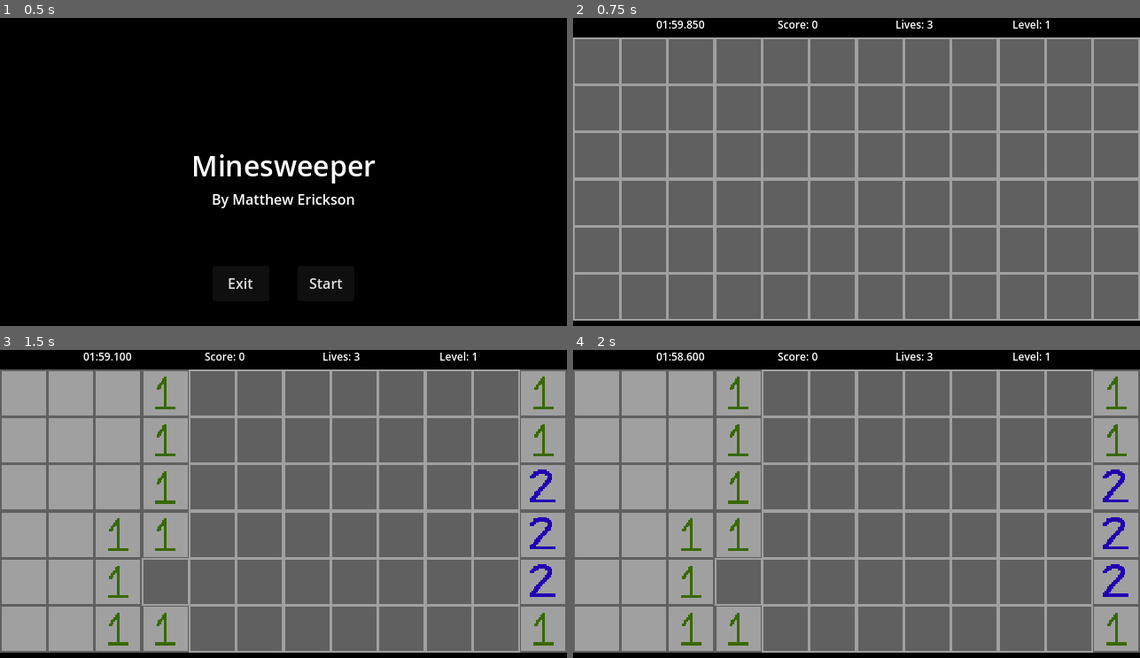
Above: before the commit, frames 1-4 (two rows, left to right).
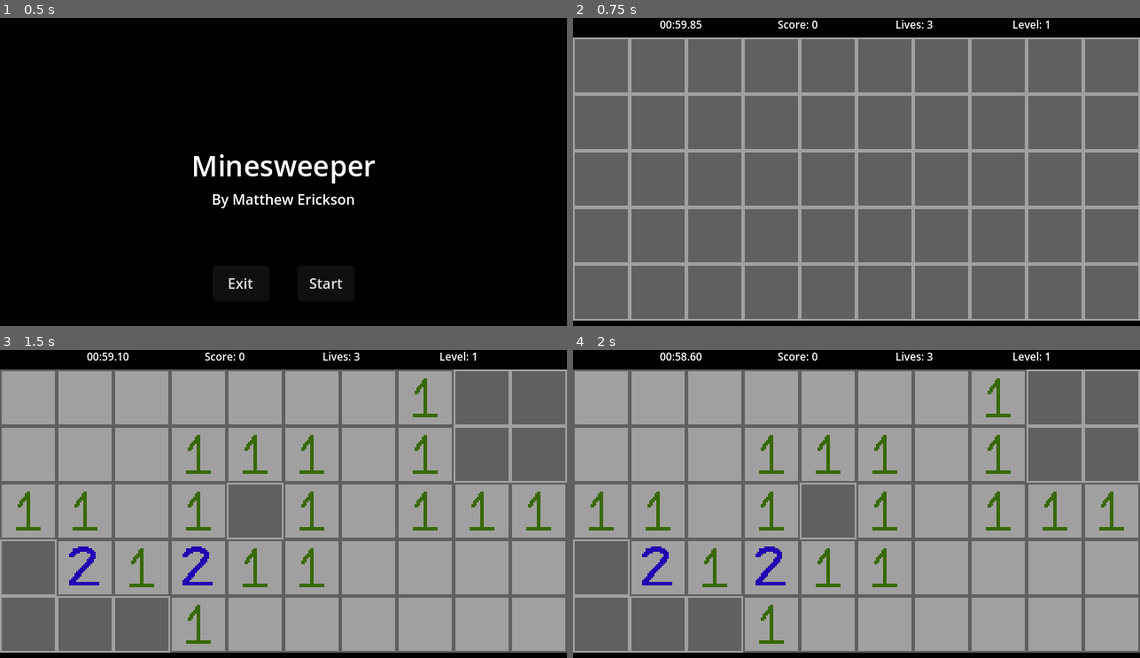
Above: after the commit, the same moments.

Repository: MataclysmGames/Minesweeper
Game: Godot game, scene res://scenes/title.tscn
Same seed, same stepped clock (60 frames per second), same inputs: the game is played once before the commit and once after it.
Inputs (mouse positions are in pixels of both pictures, inside the frame that each line leads up to; where the layout moved, square brackets give the same spot in the first picture):
- Up to frame 1 (0.5 s): no input
- Up to frame 2 (0.75 s): click "Start" at 0.5 s
- Up to frame 3 (1.5 s): click (28, 399) [22, 393] at 1.25 s
- Up to frame 4 (2 s): no input

Frame 1 is identical in both runs. In frame 2, 17% of the frame differs, in the area x 0-100%, y 0-98%; in frame 3, 57%; in frame 4, 57%, in the area x 0-100%, y 0-99%.

Commit message:
Add Modifiers

Diff:
--- a/project.godot
+++ b/project.godot
@@ -30,7 +30,7 @@
 
 window/size/viewport_width=640
 window/size/viewport_height=360
-window/size/mode=4
+window/size/mode=2
 window/stretch/mode="canvas_items"
 
 [input]
@@ -46,3 +46,4 @@
 textures/canvas_textures/default_texture_filter=0
 renderer/rendering_method="mobile"
 environment/defaults/default_clear_color=Color(0.164706, 0.164706, 0.164706, 1)
+anti_aliasing/quality/msaa_2d=3
--- a/scenes/game.tscn
+++ b/scenes/game.tscn
@@ -1,7 +1,10 @@
-[gd_scene load_steps=3 format=3 uid="uid://bm4ev752r52na"]
+[gd_scene load_steps=6 format=3 uid="uid://bm4ev752r52na"]
 
 [ext_resource type="Script" path="res://scripts/game.gd" id="1_3epsy"]
 [ext_resource type="PackedScene" uid="uid://oloj7yewcqua" path="res://scenes/sweeper_board.tscn" id="2_m0fe3"]
+[ext_resource type="Texture2D" uid="uid://baxyuccrm4ddv" path="res://assets/cell-1.png" id="3_2qcfn"]
+[ext_resource type="Texture2D" uid="uid://c72kgqayi16h0" path="res://assets/cell-2.png" id="4_4gimh"]
+[ext_resource type="Texture2D" uid="uid://bxjjnlel1ef42" path="res://assets/cell-3.png" id="5_36w17"]
 
 [node name="Game" type="Control"]
 layout_mode = 3
@@ -59,3 +62,121 @@
 custom_minimum_size = Vector2(640, 340)
 layout_mode = 2
 size_flags_horizontal = 1
+
+[node name="PanelContainer" type="PanelContainer" parent="."]
+custom_minimum_size = Vector2(250, 250)
+layout_mode = 1
+anchors_preset = 8
+anchor_left = 0.5
+anchor_top = 0.5
+anchor_right = 0.5
+anchor_bottom = 0.5
+offset_left = -125.0
+offset_top = -125.0
+offset_right = 125.0
+offset_bottom = 125.0
+grow_horizontal = 2
+grow_vertical = 2
+pivot_offset = Vector2(150, 150)
+
+[node name="Panel" type="Panel" parent="PanelContainer"]
+modulate = Color(0, 0, 0, 1)
+layout_mode = 2
+
+[node name="LevelUpContainer" type="VBoxContainer" parent="PanelContainer"]
+self_modulate = Color(0, 0, 0, 1)
+custom_minimum_size = Vector2(300, 300)
+layout_mode = 2
+size_flags_horizontal = 4
+size_flags_vertical = 4
+
+[node name="HeaderLabel" type="Label" parent="PanelContainer/LevelUpContainer"]
+layout_mode = 2
+size_flags_vertical = 0
+theme_override_colors/font_color = Color(1, 1, 1, 1)
+theme_override_font_sizes/font_size = 20
+text = "Level Cleared!"
+horizontal_alignment = 1
+
+[node name="GainedPointsContainer" type="HBoxContainer" parent="PanelContainer/LevelUpContainer"]
+layout_mode = 2
+size_flags_vertical = 0
+
+[node name="PointsLabel" type="Label" parent="PanelContainer/LevelUpContainer/GainedPointsContainer"]
+layout_mode = 2
+size_flags_horizontal = 3
+theme_override_colors/font_color = Color(0.686275, 0.686275, 0.686275, 1)
+theme_override_font_sizes/font_size = 12
+text = "Level Score"
+horizontal_alignment = 1
+
+[node name="PointsValueLabel" type="Label" parent="PanelContainer/LevelUpContainer/GainedPointsContainer"]
+layout_mode = 2
+size_flags_horizontal = 3
+theme_override_font_sizes/font_size = 12
+text = "7777"
+horizontal_alignment = 1
+
+[node name="TotalPointsContainer" type="HBoxContainer" parent="PanelContainer/LevelUpContainer"]
+layout_mode = 2
+size_flags_vertical = 0
+
+[node name="PointsLabel" type="Label" parent="PanelContainer/LevelUpContainer/TotalPointsContainer"]
+layout_mode = 2
+size_flags_horizontal = 3
+theme_override_colors/font_color = Color(0.686275, 0.686275, 0.686275, 1)
+theme_override_font_sizes/font_size = 12
+text = "Total Score"
+horizontal_alignment = 1
+
+[node name="PointsValueLabel" type="Label" parent="PanelContainer/LevelUpContainer/TotalPointsContainer"]
+layout_mode = 2
+size_flags_horizontal = 3
+theme_override_font_sizes/font_size = 12
+text = "7777"
+horizontal_alignment = 1
+
+[node name="Rewards" type="VBoxContainer" parent="PanelContainer/LevelUpContainer"]
+layout_mode = 2
+size_flags_vertical = 3
+alignment = 1
+
+[node name="Container" type="HBoxContainer" parent="PanelContainer/LevelUpContainer/Rewards"]
+layout_mode = 2
+size_flags_vertical = 8
+
+[node name="Button1" type="Button" parent="PanelContainer/LevelUpContainer/Rewards/Container"]
+custom_minimum_size = Vector2(50, 60)
+layout_mode = 2
+size_flags_horizontal = 7
+theme_override_font_sizes/font_size = 10
+icon = ExtResource("3_2qcfn")
+
+[node name="Button2" type="Button" parent="PanelContainer/LevelUpContainer/Rewards/Container"]
+custom_minimum_size = Vector2(50, 60)
+layout_mode = 2
+size_flags_horizontal = 7
+theme_override_font_sizes/font_size = 10
+icon = ExtResource("4_4gimh")
+
+[node name="Button3" type="Button" parent="PanelContainer/LevelUpContainer/Rewards/Container"]
+custom_minimum_size = Vector2(50, 60)
+layout_mode = 2
+size_flags_horizontal = 7
+theme_override_font_sizes/font_size = 10
+icon = ExtResource("5_36w17")
+
+[node name="Explanation" type="TextEdit" parent="PanelContainer/LevelUpContainer/Rewards"]
+custom_minimum_size = Vector2(0, 60)
+layout_mode = 2
+size_flags_vertical = 3
+theme_override_font_sizes/font_size = 10
+text = "The quick brown fox jumps overthelazy dog quickly and then The quick brown fox jumps overthelazy dog quickly and then The quick brown fox jumps overthelazy dog quickly and then "
+editable = false
+context_menu_enabled = false
+shortcut_keys_enabled = false
+selecting_enabled = false
+drag_and_drop_selection_enabled = false
+virtual_keyboard_enabled = false
+middle_mouse_paste_enabled = false
+wrap_mode = 1
--- /dev/null
+++ b/scripts/board_modifier.gd
@@ -0,0 +1,3 @@
+extends Modifier
+
+func modify_board():
--- a/scripts/game.gd
+++ b/scripts/game.gd
@@ -7,13 +7,30 @@
 @onready var level_label = $MainContainer/InfoContainer/LevelLabel
 
 @onready var sweeper_board : SweeperBoard = $MainContainer/SweeperBoard
+@onready var level_up_container = $PanelContainer
+
+@onready var total_points_label = $PanelContainer/LevelUpContainer/TotalPointsContainer/PointsValueLabel
+@onready var level_points_label = $PanelContainer/LevelUpContainer/GainedPointsContainer/PointsValueLabel
+
+@onready var rewards_container = $PanelContainer/LevelUpContainer/Rewards
+@onready var reward_button_1 = $PanelContainer/LevelUpContainer/Rewards/Container/Button1
+@onready var reward_button_2 = $PanelContainer/LevelUpContainer/Rewards/Container/Button2
+@onready var reward_button_3 = $PanelContainer/LevelUpContainer/Rewards/Container/Button3
+@onready var reward_explanation_text = $PanelContainer/LevelUpContainer/Rewards/Explanation
 
 var timer : Timer
 var run_data : RunData
+var level_score : int = 0
+var rewards : Array[Modifier]
 
 func _ready():
+	level_up_container.hide()
 	sweeper_board.board_cleared.connect(progress_level)
-	sweeper_board.board_failed.connect(lose_life)
+	sweeper_board.board_failed.connect(on_board_failed)
+	reward_button_1.pressed.connect(accept_reward.bind(0))
+	reward_button_2.pressed.connect(accept_reward.bind(1))
+	reward_button_3.pressed.connect(accept_reward.bind(2))
+
 	timer = Timer.new()
 	timer.one_shot = true
 	timer.autostart = false
@@ -25,24 +42,65 @@
 func _process(_delta):
 	if Input.is_action_just_pressed("restart"):
 		get_tree().reload_current_scene()
-	time_left_label.text = get_time_left_text()
+	var timer_text = get_time_left_text()
+	if timer_text:
+		time_left_label.text = timer_text
 	score_label.text = "Score: %d" % [run_data.total_score]
 	lives_label.text = "Lives: %d" % [run_data.num_lives]
 	level_label.text = "Level: %d" % [run_data.current_level]
+	total_points_label.text = str(run_data.total_score)
+	level_points_label.text = str(level_score)
+
+	if reward_button_1.is_hovered():
+		reward_explanation_text.text = rewards[0].explanation
+		reward_explanation_text.modulate = Color(1, 1, 1, 1)
+	elif reward_button_2.is_hovered():
+		reward_explanation_text.text = rewards[1].explanation
+		reward_explanation_text.modulate = Color(1, 1, 1, 1)
+	elif reward_button_3.is_hovered():
+		reward_explanation_text.text = rewards[2].explanation
+		reward_explanation_text.modulate = Color(1, 1, 1, 1)
+	else:
+		reward_explanation_text.text = ""
+		reward_explanation_text.modulate = Color(0, 0, 0, 0)
 
 func start():
+	run_data.current_level += 1
 	sweeper_board.hide()
 	sweeper_board.initialize_with_run_data(run_data)
 	sweeper_board.show()
-	timer.wait_time = 120
+	timer.wait_time = run_data.get_allowed_seconds()
 	timer.start()
 
 func progress_level():
 	var seconds_remaining = timer.time_left
-	var score = seconds_remaining * seconds_remaining * 3
-	run_data.total_score += score
-	run_data.current_level += 1
+	timer.stop()
+	level_score = seconds_remaining * seconds_remaining * 3
+	var new_total_score = run_data.total_score + level_score
+	rewards = run_data.get_rewards()
+	reward_button_1.text = rewards[0].title
+	reward_button_2.text = rewards[1].title
+	reward_button_3.text = rewards[2].title
+
+	rewards_container.hide()
+	level_up_container.scale = Vector2(0, 0)
+	level_up_container.show()
+	var tween = create_tween()
+	tween.tween_property(level_up_container, "scale", Vector2(1, 1), 0.5).set_trans(Tween.TRANS_EXPO).set_ease(Tween.EASE_IN_OUT)
+	tween.tween_property(self, "level_score", 0, 2.0).set_trans(Tween.TRANS_EXPO).set_ease(Tween.EASE_IN_OUT)
+	tween.parallel().tween_property(run_data, "total_score", new_total_score, 2.0).set_trans(Tween.TRANS_EXPO).set_ease(Tween.EASE_IN_OUT)
+	tween.tween_callback(rewards_container.show)
+
+func accept_reward(index : int):
+	var reward = rewards[index]
+	run_data.apply_modifier(reward)
+	level_up_container.hide()
 	start()
+
+func on_board_failed():
+	var tween = create_tween()
+	tween.tween_interval(1.0)
+	tween.tween_callback(lose_life)
 
 func lose_life():
 	run_data.num_lives -= 1
@@ -57,7 +115,7 @@
 
 func get_time_left_text():
 	if timer.is_stopped():
-		return "Not Started"
+		return null
 	var seconds_remaining = timer.time_left
 	var minutes_remaining : int = seconds_remaining / 60
-	return "%02d:%02.3f" % [minutes_remaining, seconds_remaining - (minutes_remaining * 60)]
+	return "%02d:%05.2f" % [minutes_remaining, seconds_remaining - (minutes_remaining * 60)]
--- /dev/null
+++ b/scripts/modifiers/add_life_modifier.gd
@@ -0,0 +1,9 @@
+class_name AddLifeModifier
+extends Modifier
+
+var amount : int
+
+func _init(amount : int = 1):
+	self.amount = amount
+	title = "Extra Life"
+	explanation = "+%d extra life." % amount
--- /dev/null
+++ b/scripts/modifiers/commando_modifier.gd
@@ -0,0 +1,6 @@
+class_name CommandoModifier
+extends Modifier
+
+func _init():
+	title = "Commando"
+	explanation = "Numbers of mines reduced by 3.\nCan no longer flag cells."
--- /dev/null
+++ b/scripts/modifiers/increase_time_modifier.gd
@@ -0,0 +1,9 @@
+class_name IncreaseTimeModifier
+extends Modifier
+
+var amount : int
+
+func _init(min : int = 5, max : int = 10):
+	amount = randi_range(min, max)
+	title = "Extra Time"
+	explanation = "Get an extra %d seconds per round." % amount
--- /dev/null
+++ b/scripts/modifiers/modifier.gd
@@ -0,0 +1,5 @@
+class_name Modifier
+
+var name : String
+var title : String
+var explanation : String
--- /dev/null
+++ b/scripts/modifiers/wrap_around_modifier.gd
@@ -0,0 +1,6 @@
+class_name WrapAroundModifier
+extends Modifier
+
+func _init():
+	title = "Wrapped Up"
+	explanation = "Cells become adjacent via vertical and horizontal wraparound."
--- a/scripts/run_data.gd
+++ b/scripts/run_data.gd
@@ -2,17 +2,45 @@
 
 var total_score : int = 0
 var num_lives : int = 3
+var current_level : int = 0
 
-var current_level : int = 1
+var modifiers : Array[Modifier]
+var extra_time : int = 0
+var commando_enabled : bool = false
+var wrap_around_enabled : bool = false
+var extra_mines = 0
 
 func get_rows() -> int:
-	var rows = 5 + current_level
+	var rows : int = 5 + current_level * 0.4
 	return min(rows, 20)
 
 func get_columns() -> int:
-	var columns = 10 + current_level * 2
+	var columns : int = 10 + current_level * 0.8
 	return min(columns, 40)
 
 func get_mines() -> int:
-	var mines = 2 + current_level * 3
+	var mines = 2 + current_level * 2 + extra_mines
 	return min(mines, 60)
+
+func get_allowed_seconds() -> float:
+	return 60 + extra_time
+
+func get_rewards() -> Array[Modifier]:
+	return [
+		IncreaseTimeModifier.new(),
+		AddLifeModifier.new(),
+		WrapAroundModifier.new(),
+	]
+
+func apply_modifier(modifier : Modifier):
+	if modifier is IncreaseTimeModifier:
+		extra_time += modifier.amount
+	elif modifier is AddLifeModifier:
+		num_lives += modifier.amount
+	elif modifier is CommandoModifier and not commando_enabled:
+		extra_mines -= 3
+		commando_enabled = true
+	elif modifier is WrapAroundModifier:
+		wrap_around_enabled = true
+	else:
+		modifiers.append(modifier)
--- a/scripts/sweeper_board.gd
+++ b/scripts/sweeper_board.gd
@@ -29,16 +29,20 @@
 	preload("res://assets/cell-8.png"),
 ]
 
+var run_data : RunData
 var grid_data : Array[CellData]
 var adjacent_cell_offsets : Array
 var last_mouse_action : String = "left"
 var reject_input : bool = false
 var undiscovered_cell_count : int = 0
-
-func _ready():
-	pass
+var discover_tween : Tween
+
+func _process(_delta):
+	if undiscovered_cell_count == 0 and not reject_input:
+		win()
 
 func initialize_with_run_data(run_data : RunData):
+	self.run_data = run_data
 	num_columns = run_data.get_columns()
 	num_rows = run_data.get_rows()
 	num_mines = run_data.get_mines()
@@ -66,15 +70,19 @@
 
 func win():
 	reject_input = true
-	var tween = create_tween()
-	tween.tween_property(grid_container, "modulate", Color(0, 1, 0, 1), 1.0)
-	tween.tween_callback(func(): board_cleared.emit())
-
-func lose():
-	reject_input = true
-	var tween = create_tween()
-	tween.tween_property(grid_container, "modulate", Color(1, 0, 0, 1), 1.0)
-	tween.tween_callback(func(): board_failed.emit())
+	board_cleared.emit()
+
+func hit_mine():
+	run_data.num_lives -= 1
+	if run_data.num_lives <= 0:
+		reject_input = true
+		for cell in grid_data:
+			cell.button.set_deferred("disabled", true)
+			if cell.value == -1:
+				cell.button.texture_normal = mine_texture
+			else:
+				cell.button.texture_normal = textures[cell.value]
+		board_failed.emit()
 
 func generate_grid_data():
 	# Create grid with buttons
@@ -110,13 +118,12 @@
 				button.set_deferred("disabled", true)
 				button.focus_mode = Control.FOCUS_NONE
 				button.texture_normal = mine_texture
-				lose()
+				hit_mine()
 			else:
-				discover(cell_data)
-				if undiscovered_cell_count == 0:
-					win()
-
-	elif last_mouse_action == "right":
+				discover_tween = create_tween()
+				discover_bfs(cell_data)
+
+	elif last_mouse_action == "right" and not run_data.commando_enabled:
 		if not cell_data.flagged:
 			button.texture_normal = flagged_texture
 			button.texture_hover = null
@@ -126,18 +133,32 @@
 			button.texture_hover = hover_texture
 			cell_data.flagged = false
 
-func discover(cell_data : CellData):
-	if cell_data.activated:
-		return
-	undiscovered_cell_count -= 1
-	cell_data.activated = true
-	cell_data.button.set_deferred("disabled", true)
-	cell_data.button.focus_mode = Control.FOCUS_NONE
-	cell_data.button.texture_normal = textures[cell_data.value]
-	var adjacent_cells = get_adjacent_cells(cell_data.index)
-	if cell_data.value == 0:
-		for next_index in adjacent_cells:
-			discover(grid_data[next_index])
+func discover_bfs(cell_data : CellData):
+	var found_cells : Array[CellData] = []
+	found_cells.append(cell_data)
+	var index = 0
+	while index < len(found_cells):
+		var curr_cell = found_cells[index]
+		curr_cell.activated = true
+		if curr_cell.value == 0:
+			var adjacent_cells = get_adjacent_cells(curr_cell.index)
+			for next_index in adjacent_cells:
+				var next_cell = grid_data[next_index]
+				if not next_cell.activated:
+					next_cell.activated = true
+					found_cells.append(next_cell)
+		index += 1
+
+	for cell in found_cells:
+		cell.button.set_deferred("disabled", true)
+		cell.button.focus_mode = Control.FOCUS_NONE
+		#cell.button.texture_normal = textures[cell.value]
+		discover_tween.tween_callback(cell.button.set_texture_normal.bind(textures[cell.value]))
+		discover_tween.tween_callback(decrement_undiscovered_cells)
+		discover_tween.tween_interval(0.0025)
+
+func decrement_undiscovered_cells(amount : int = 1):
+	undiscovered_cell_count -= amount
 
 func calculate_value_for_cell(index : int) -> int:
 	var mine_count = 0
@@ -148,6 +169,23 @@
 	return mine_count
 
 func get_adjacent_cells(index : int) -> Array[int]:
+	if run_data.wrap_around_enabled:
+		return get_adjacent_cells_with_wrap(index)
+	else:
+		return get_adjacent_cells_no_wrap(index)
+
+func get_adjacent_cells_no_wrap(index : int) -> Array[int]:
+	var adjacent_cells : Array[int] = []
+	var coords = coords_from_index(index)
+	for offset in adjacent_cell_offsets:
+		var next_col = offset[0] + coords[0]
+		var next_row = offset[1] + coords[1]
+		if 0 <= next_col and next_col < num_columns and 0 <= next_row and next_row < num_rows:
+			var next_index = index_from_coords([next_col, next_row])
+			adjacent_cells.append(next_index)
+	return adjacent_cells
+
+func get_adjacent_cells_with_wrap(index : int) -> Array[int]:
 	var adjacent_cells : Array[int] = []
 	var coords = coords_from_index(index)
 	for offset in adjacent_cell_offsets:
